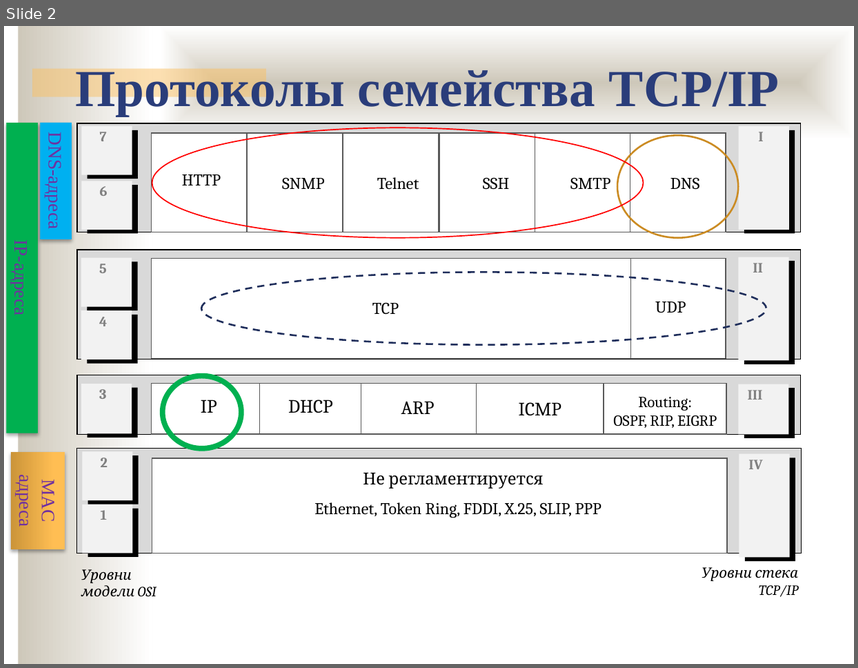
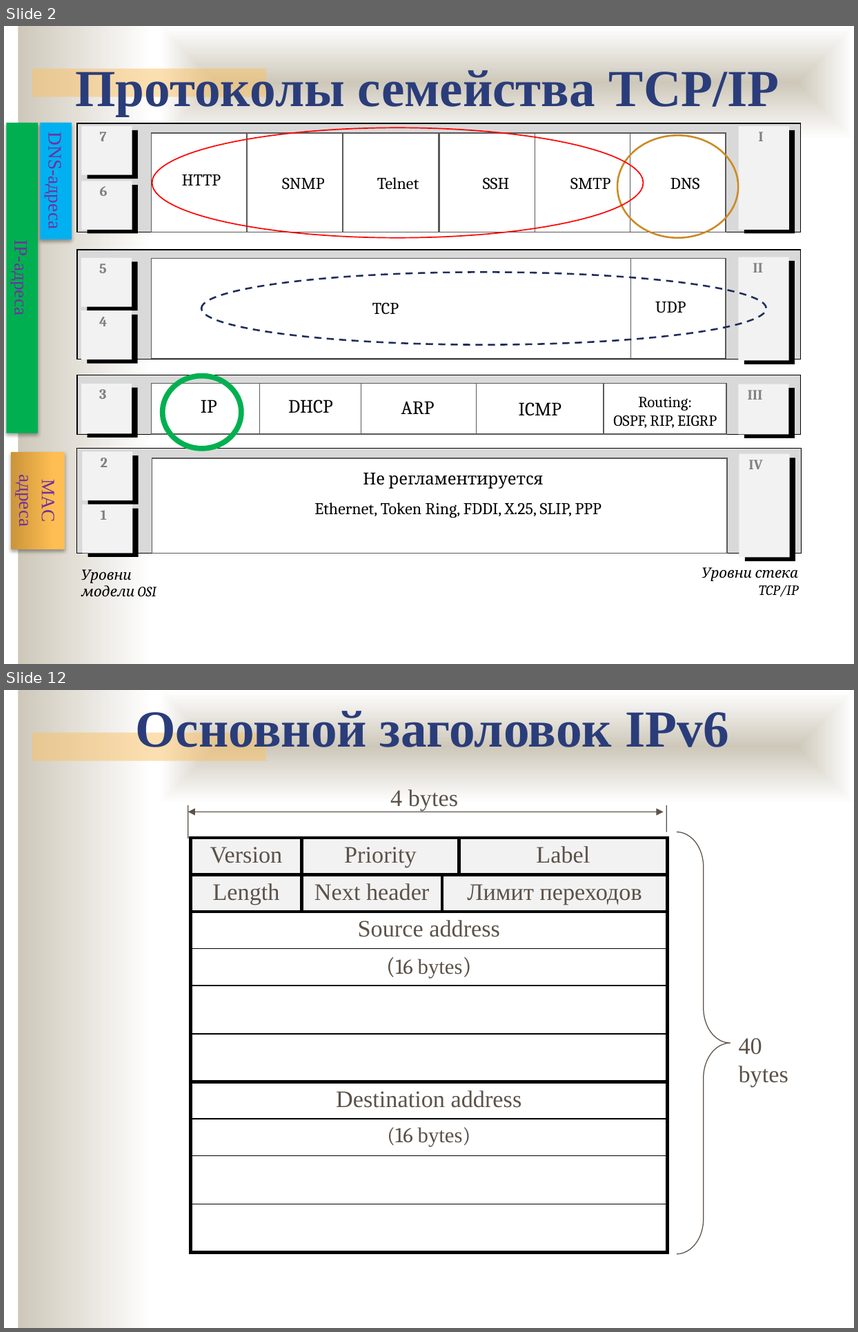
Before and after one commit to ukoloff/nets, a slide deck: lecture/15.pptx. Shown one above the other, each under a label of ours: slide 2 before the commit, slides 2 and 12 after it; the slides between them are not shown. The pictures are 858x668 and 858x1332 pixels, drawn with LibreOffice and Linux fonts; fonts in the diff are those of the drawing; background and template pictures are left out. Boxes give left, top, right and bottom in pixels: in the first picture for what was removed or moved away, otherwise in the second. Text is boxed around its words. In the diff, an @@ line names an element or a change of style, - is before the commit and + after.

```diff
--- a/lecture/15.pptx
+++ b/lecture/15.pptx
@@ slide 12 added at box(4, 690, 854, 1328), background #FFFFFF; not listed: 3 template elements that a slide beside it also shows @@
@@ text added at box(135, 706, 729, 756), 44 pt, text #2A3D7A, bold @@
+Основной заголовок IPv6
@@ text added at box(390, 789, 458, 811), 20 pt, text #5B5249 @@
+4 bytes
@@ line added from (188, 805) to (188, 839), #5B5249 0.75 pt @@
@@ double arrow added from (188, 811) to (664, 811), #5B5249 0.75 pt @@
@@ line added from (666, 805) to (666, 832), #5B5249 0.75 pt @@
@@ right brace added at box(677, 832, 730, 1254), outline #5B5249 0.75 pt @@
@@ table added at box(191, 838, 668, 1252), 10 rows, 4 columns @@
+Version | Priority |  | Label
+Length | Next header | Лимит переходов | 
+Source address |  |  | 
+(16 bytes) |  |  | 
+ |  |  | 
+ |  |  | 
+Destination address |  |  | 
+(16 bytes) |  |  | 
+ |  |  | 
+ |  |  | 
@@ text added at box(739, 1038, 789, 1087), 20 pt, text #5B5249 @@
+40 bytes
```
Also in this commit, not shown: 14 other slides added, 1 slide removed.
